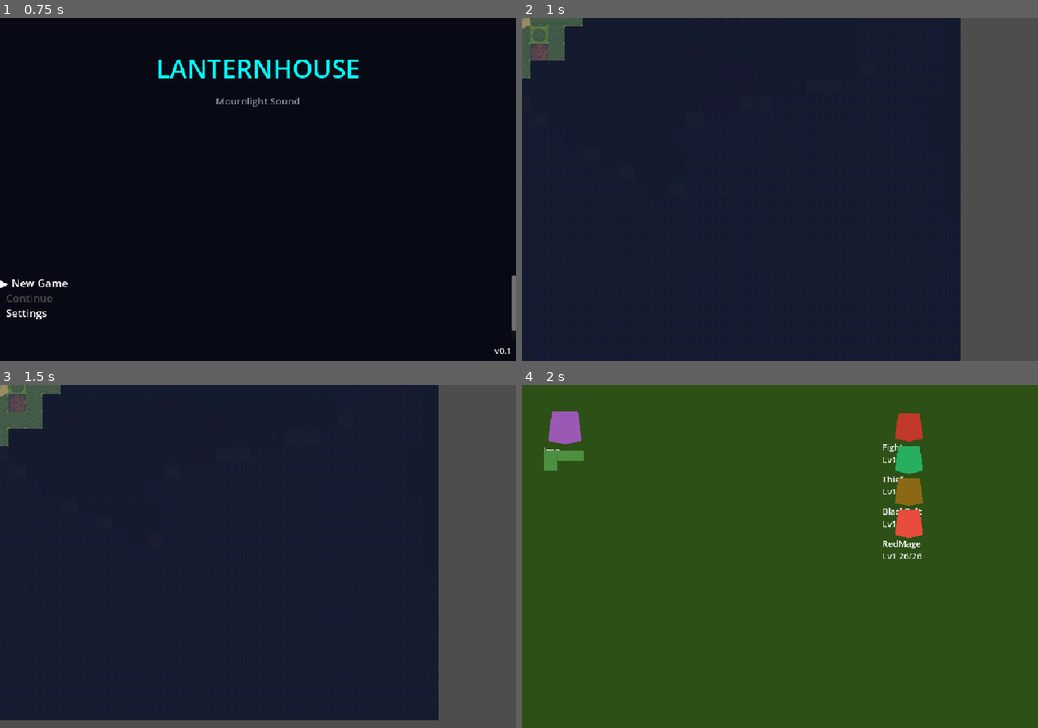
Above: before the commit, frames 1-4 (two rows, left to right).
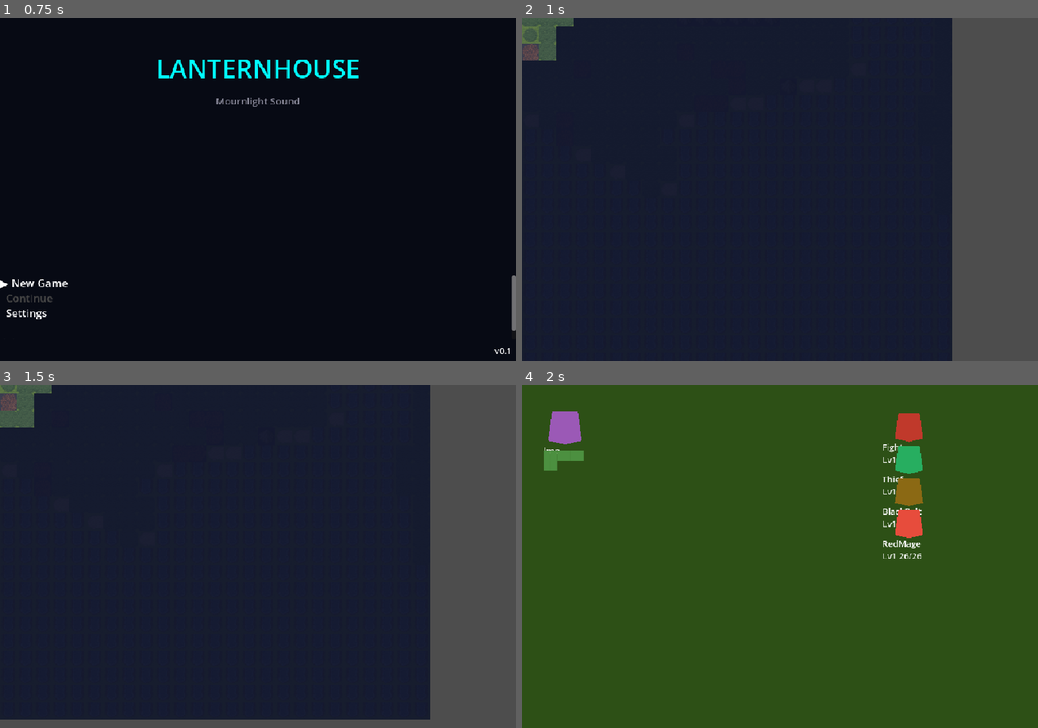
Above: after the commit, the same moments.

Repository: wink-/lanternhouse
Game: Godot game, scene res://scenes/title/title.tscn
Same seed, same stepped clock (60 frames per second), same inputs: the game is played once before the commit and once after it.
Inputs:
- Up to frame 1 (0.75 s): tap Enter at 0.5 s; hold D (move_right) from 0.53 s (still down); tap E (interact) at 0.6 s
- Up to frame 2 (1 s): keep holding D (move_right); tap Space at 0.77 s
- Up to frame 3 (1.5 s): tap Space at 1.25 s; release D (move_right) at 1.28 s; hold S (move_down) from 1.28 s (still down); tap 1 at 1.35 s
- Up to frame 4 (2 s): keep holding S (move_down); tap Space at 1.52 s

Frame 1 is identical in both runs. In frame 2, 2.2% of the frame differs, in the area x 0-85%, y 0-100%; in frame 3, 2.3%, in the area x 0-85%, y 0-98%; in frame 4, nothing differs.

Commit message:
Clamp overworld camera to map bounds with viewport-aware limits

Diff:
--- a/scripts/overworld.gd
+++ b/scripts/overworld.gd
@@ -240,6 +240,7 @@
 	_draw_map()
 	_init_overlays()
 	_init_particles()
+	_configure_camera_limits()
 	_update_player_visual()
 	_update_camera()
 	_update_hud()
@@ -351,7 +352,21 @@
 
 func _update_camera() -> void:
 	if camera:
-		camera.position = player_sprite.position
+		camera.global_position = player_sprite.global_position
+
+func _configure_camera_limits() -> void:
+	if not camera:
+		return
+	camera.limit_enabled = true
+	var world_w: float = MAP_W * TILE_SIZE
+	var world_h: float = MAP_H * TILE_SIZE
+	var vp_size: Vector2 = get_viewport_rect().size
+	var half_w: float = vp_size.x * 0.5
+	var half_h: float = vp_size.y * 0.5
+	camera.limit_left = int(half_w)
+	camera.limit_top = int(half_h)
+	camera.limit_right = int(world_w - half_w)
+	camera.limit_bottom = int(world_h - half_h)
 
 # ── Input ──────────────────────────────────────────────────────────────────
 func _unhandled_input(event: InputEvent) -> void:
@@ -730,6 +745,7 @@
 		if walk_timer <= 0:
 			walking = false
 		_update_player_visual()
+	_update_camera()
 
 	_auto_save_timer += delta
 	if _auto_save_timer >= AUTO_SAVE_INTERVAL:
@@ -756,6 +772,10 @@
 
 	if debug_visible and debug_label and debug_label.visible:
 		_update_debug()
+
+func _notification(what: int) -> void:
+	if what == NOTIFICATION_WM_SIZE_CHANGED:
+		_configure_camera_limits()
 
 # ── Overlays (day/night, fog) ──────────────────────────────────────────────
 func _init_overlays() -> void:
